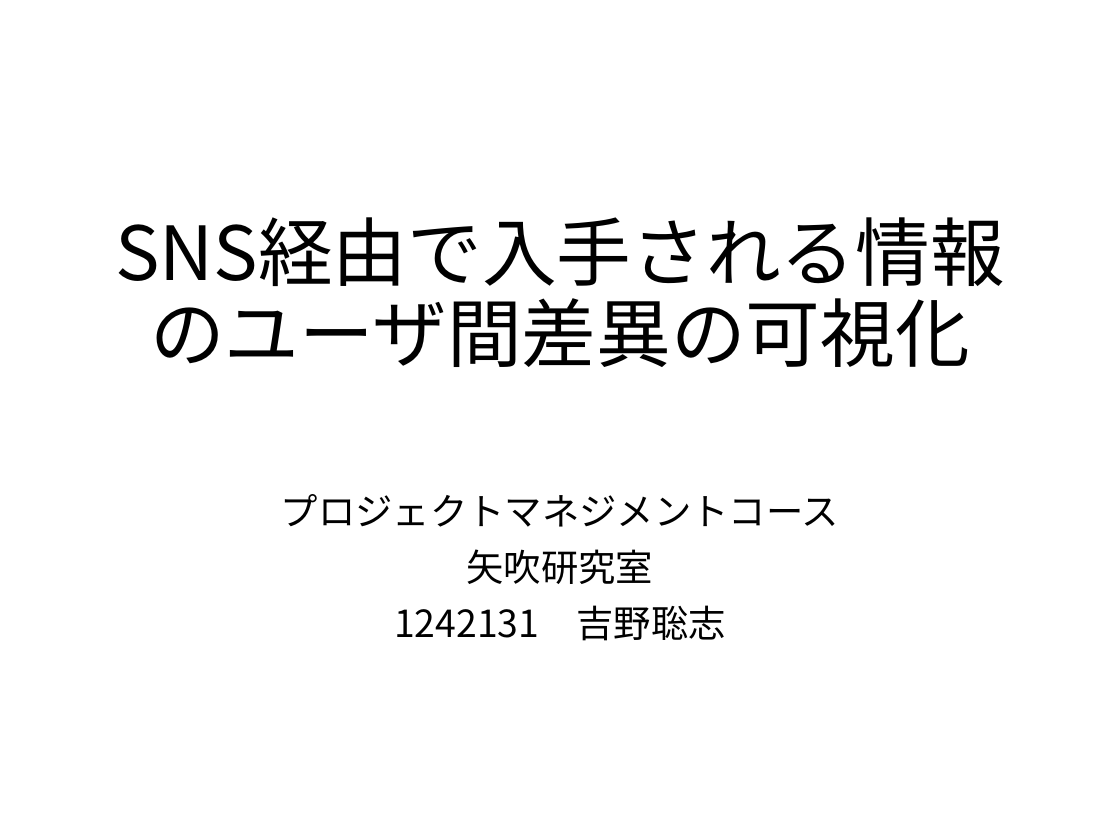
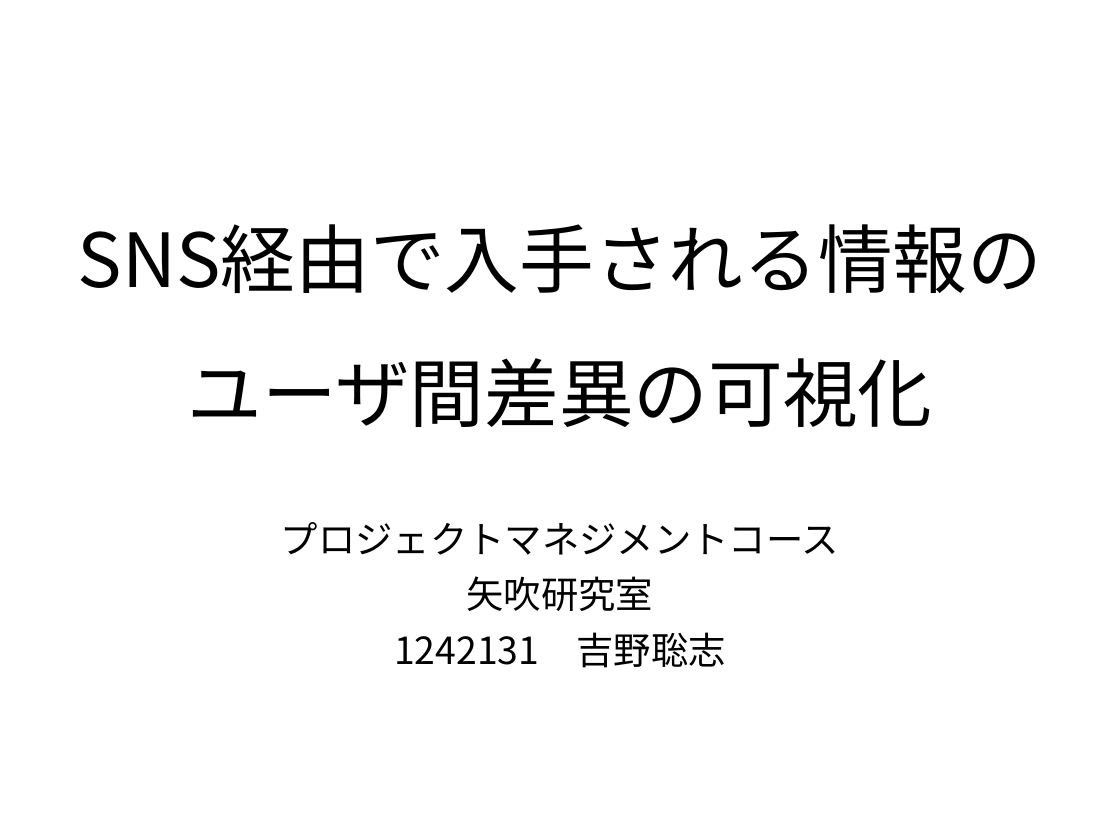
Before and after one commit to keimatsui/kadai, a slide deck: slide 1 of 卒業論文/2014/吉野聡志/最終発表/最終発表スライド.pptx. Drawn at 1120x840 pixels with LibreOffice and Linux fonts; fonts in the diff are those of the drawing. Boxes give left, top, right and bottom in pixels: in the first picture for what was removed or moved away, otherwise in the second. Text is boxed around its words. In the diff, an @@ line names an element or a change of style, - is before the commit and + after.

```diff
--- a/卒業論文/2014/吉野聡志/最終発表/最終発表スライド.pptx
+++ b/卒業論文/2014/吉野聡志/最終発表/最終発表スライド.pptx
@@ title "SNS経由で入手される情報のユーザ間差異の可視化": place and size @@
-title "SNS経由で入手される情報のユーザ間差異の可視化" at [84,169,1036,383]
+title "SNS経由で入手される情報のユーザ間差異の可視化" at [62,85,1060,442]
@@ title "SNS経由で入手される情報のユーザ間差異の可視化" at [62,85,1060,442]: line spacing 0.9 to 1.5 @@
@@ subtitle at [281,522,839,555]: line spacing 0.9 to 1.5 @@
```
Also in this commit, not shown: 13 other slides changed, 3 slides added, 6 slides removed.
